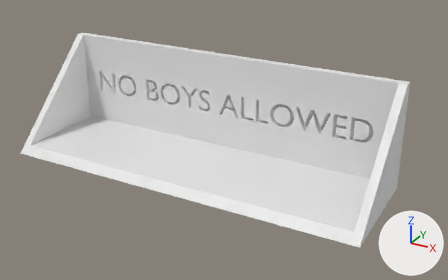
One commit to the Blender file FridgeBlocker/FridgeBlocker2.blend: the scene before it, then after it.
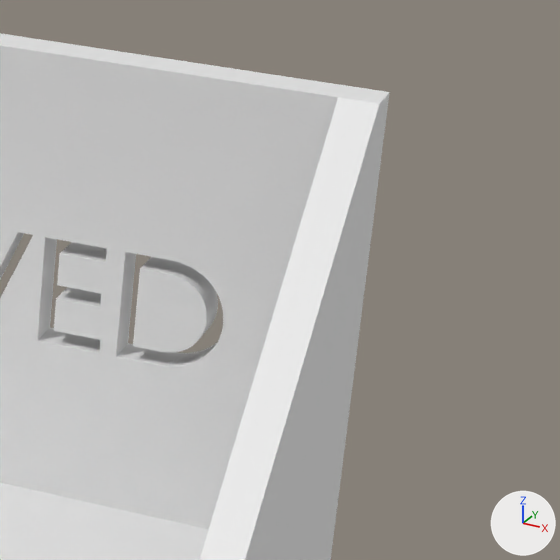
The first picture shows the older version from a 50 mm camera at (180.7, -159.0, 105.1) aimed at (81.0, 22.3, 14.5). The close-ups show both versions on the part from 72% to 100% of the width and 22% to 66% of the height of that picture; other places that the commit changed are outside them. Lighting does not change. The marker at lower right points along +X, +Y and +Z.

The first close-up shows 'Fridge Blocker'.
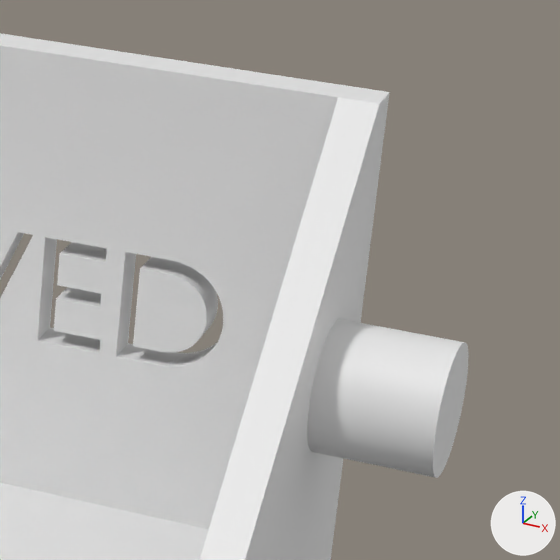
Where the change shows, as pixel boxes [x1, y1, x2, y2] in the close-ups (560 x 560 px):
'Fridge Blocker', reshaped: before [0, 33, 390, 560]; after [0, 33, 469, 560]
part 1 of me_cube_001, added: after [307, 319, 469, 478]

What the commit changed:
me_cube_001 has 1301 vertices, 663 faces and spans x 0.0..140.0, y 0.0..43.0, z 0.0..40.0.
me_cube_001 is used by ob_fridge_blocker; location (0.0, 0.0, 0.0).
me_cube_001 part 1: a new loose piece, a 500-sided cylinder along x spanning x 139.0..149.0, y 28.7..38.7, z 15.0..25.0.
